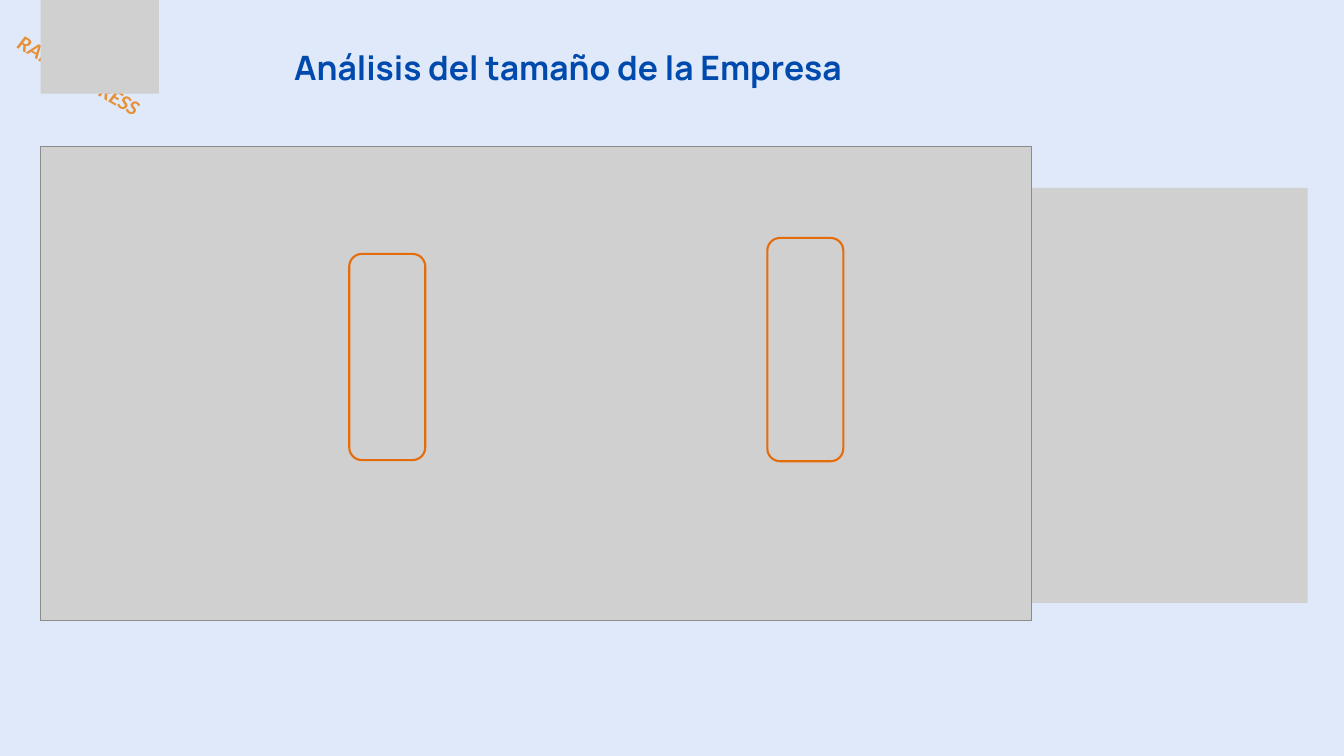
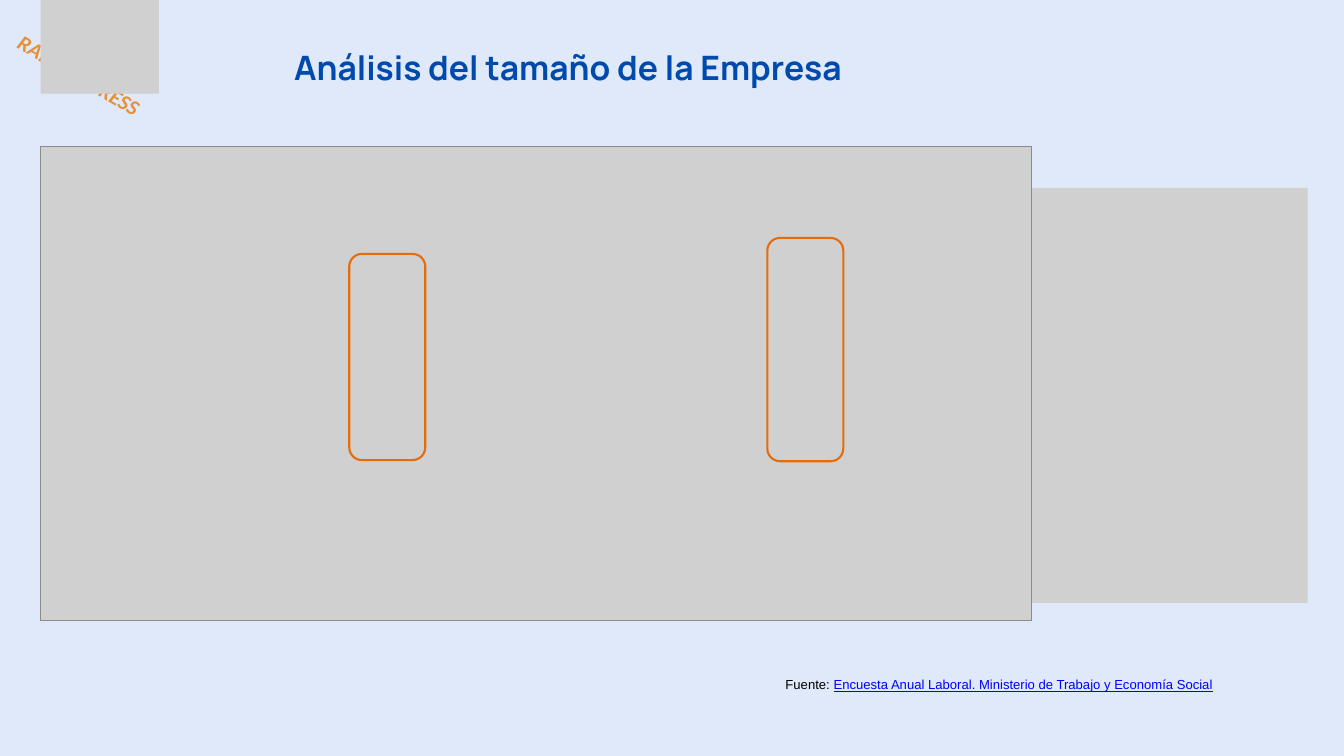
Before and after one commit to ITACADEMYprojectes/ProjecteData, a slide deck: slide 7 of Equip_28/Results/Analisis_PAP_and_ABL_RapidExpres_2026_11_05.pptx. Drawn at 1344x756 pixels with LibreOffice and Linux fonts; fonts in the diff are those of the drawing; grey boxes stand for pictures. Boxes give left, top, right and bottom in pixels: in the first picture for what was removed or moved away, otherwise in the second. Text is boxed around its words. In the diff, an @@ line names an element or a change of style, - is before the commit and + after.

Commit message:
add fuente de datos en la presentación

```diff
--- a/Equip_28/Results/Analisis_PAP_and_ABL_RapidExpres_2026_11_05.pptx
+++ b/Equip_28/Results/Analisis_PAP_and_ABL_RapidExpres_2026_11_05.pptx
@@ text added at (785, 679, 1213, 692), 14 pt, text #0000FF, underline @@
+Fuente: Encuesta Anual Laboral. Ministerio de Trabajo y Economía Social
```
Also in this commit, not shown: 6 other slides changed.
